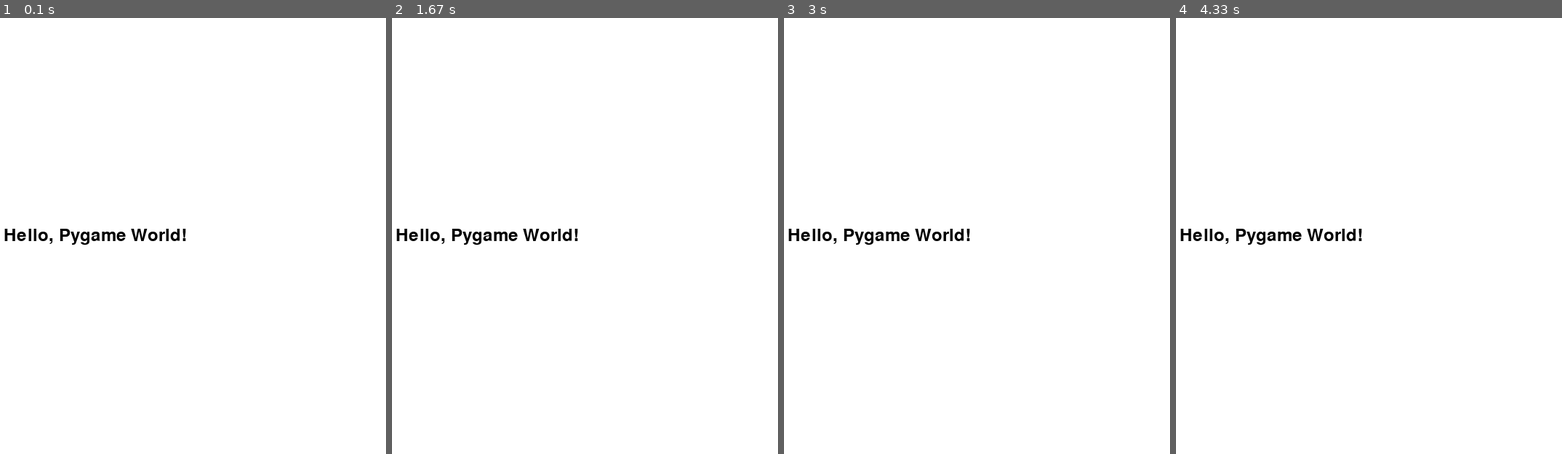
Above: before the commit, frames 1-4 (left to right).
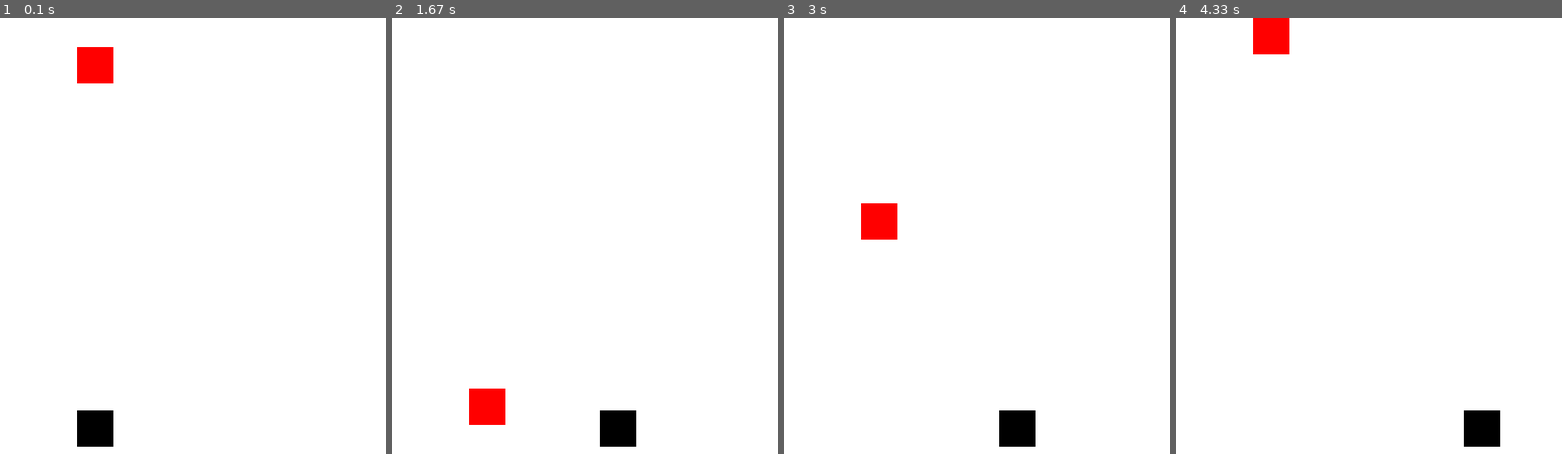
Above: after the commit, the same moments.

Repository: zwazel/pygame-experiment
Game: pygame game, started from main.py
The game is run twice, just before and just after one commit, with the same random seed, the same clock (stepped at 60 frames per second) and the same inputs.
Inputs:
- Up to frame 1 (0.1 s): no input
- Up to frame 2 (1.67 s): hold D 0.33-0.8 s; hold D 0.83-1.3 s; hold A from 1.33 s (still down)
- Up to frame 3 (3 s): release A at 1.87 s; hold A 1.9-2.3 s; hold D 2.33-2.97 s
- Up to frame 4 (4.33 s): hold A 3-3.47 s; hold D 3.5-3.97 s; hold D from 4 s (still down)

The runs differ from the first frame. In frame 1, 2.2% of the frame differs, in the area x 1-49%, y 6-99%; in frame 2, 2.2%; in frame 3, 2.1%; in frame 4, 2.2%.

Commit message:
squares and collisions

Diff:
--- a/main.py
+++ b/main.py
@@ -7,7 +7,24 @@
 # Set up the display
 width, height = 800, 600
 screen = pygame.display.set_mode((width, height))
-pygame.display.set_caption("Hello, Pygame World!")
+pygame.display.set_caption("Moving Squares")
+
+# Set up the red square
+red_square_size = 50
+red_square_color = (255, 0, 0)  # Red
+red_square_x = width // 2 - red_square_size // 2
+red_square_y = 10  # Start position near the top
+red_square_speed = 5
+
+# Set up the black square
+black_square_size = 50
+black_square_color = (0, 0, 0)  # Black
+black_square_x = width // 2 - black_square_size // 2
+black_square_y = height - black_square_size - 10  # Start position near the bottom
+black_square_speed = 5
+
+# Set up the clock for controlling the frame rate
+clock = pygame.time.Clock()
 
 # Run the game loop
 while True:
@@ -16,16 +33,41 @@
             pygame.quit()
             sys.exit()
 
+    # Move the red square down
+    red_square_y += red_square_speed
+
+    # Wrap around to the top when the red square goes off the bottom of the screen
+    if red_square_y > height:
+        red_square_y = -red_square_size
+
+    # Move the black square based on keyboard input
+    keys = pygame.key.get_pressed()
+    if keys[pygame.K_a] and black_square_x > 0:
+        black_square_x -= black_square_speed
+    if keys[pygame.K_d] and black_square_x < width - black_square_size:
+        black_square_x += black_square_speed
+
+    # Collision detection
+    red_rect = pygame.Rect(red_square_x, red_square_y, red_square_size, red_square_size)
+    black_rect = pygame.Rect(black_square_x, black_square_y, black_square_size, black_square_size)
+
+    if red_rect.colliderect(black_rect):
+        # Reset the positions of both squares
+        red_square_y = 10
+        black_square_x = width // 2 - black_square_size // 2
+        black_square_y = height - black_square_size - 10
+
     # Clear the screen
     screen.fill((255, 255, 255))  # Fill with white color
 
-    # Draw "Hello, World!" on the screen
-    font = pygame.font.Font(None, 36)
-    text = font.render("Hello, Pygame World!", True, (0, 0, 0))  # Render text in black color
-    screen.blit(text, (width // 2 - text.get_width() // 2, height // 2 - text.get_height() // 2))
+    # Draw the red square
+    pygame.draw.rect(screen, red_square_color, (red_square_x, red_square_y, red_square_size, red_square_size))
+
+    # Draw the black square
+    pygame.draw.rect(screen, black_square_color, (black_square_x, black_square_y, black_square_size, black_square_size))
 
     # Update the display
     pygame.display.flip()
 
     # Control the frame rate
-    pygame.time.Clock().tick(60)
+    clock.tick(60)
